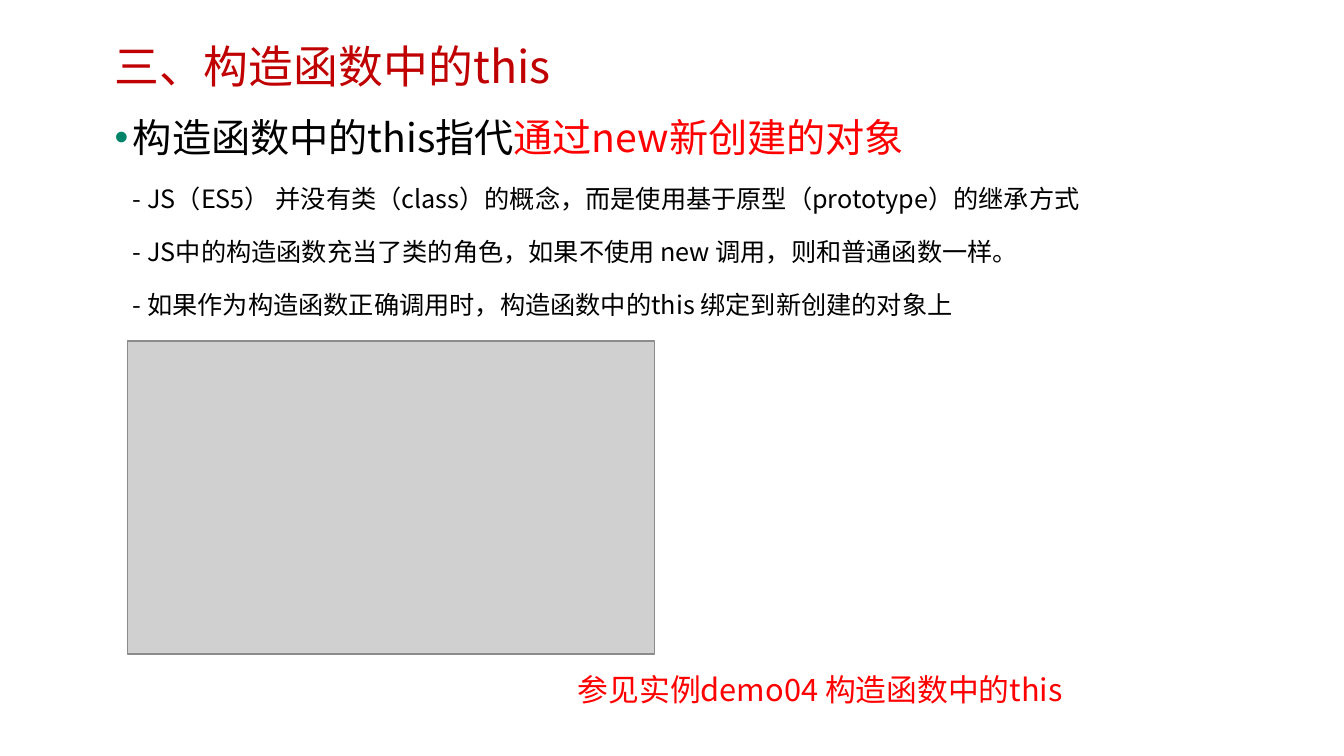
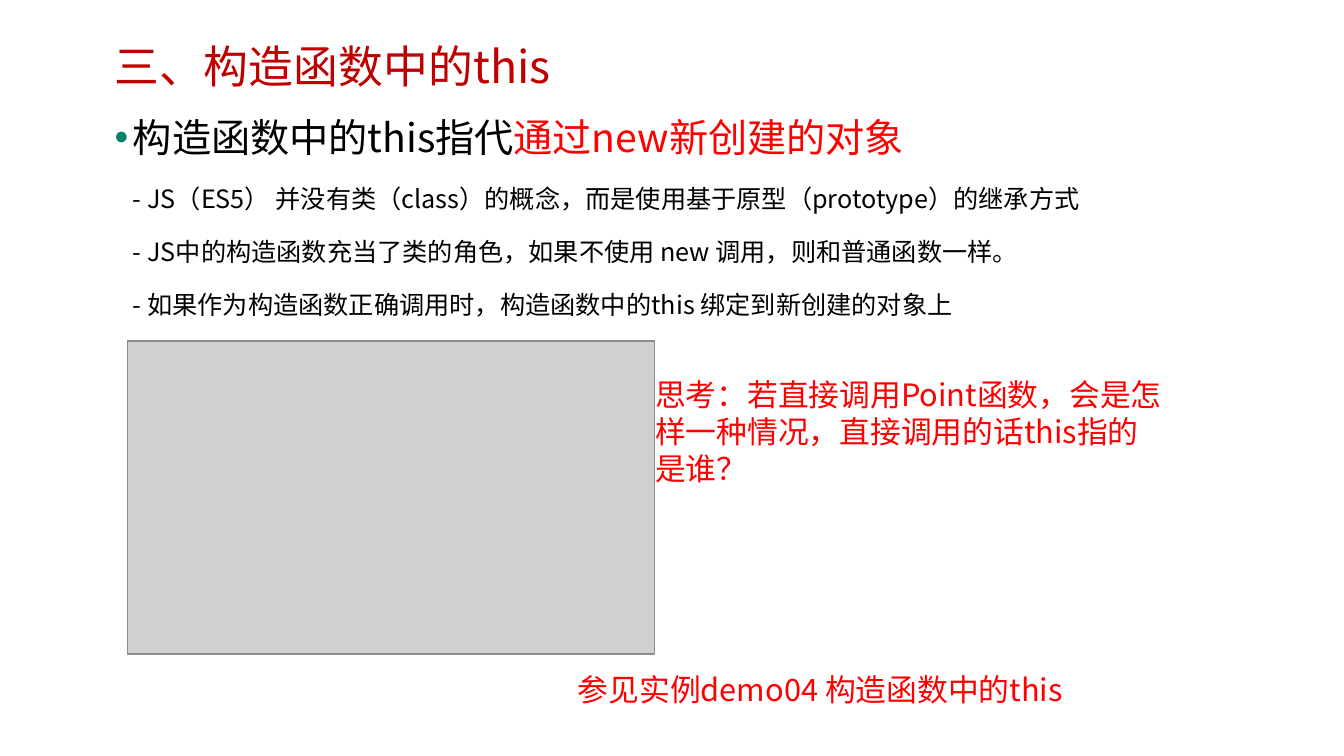
Before and after one commit to edu2act/course-javascript-advanced, a slide deck: slide 9 of 课程PPT/16.JS中的this.pptx. Drawn at 1344x756 pixels with LibreOffice and Linux fonts; fonts in the diff are those of the drawing; grey boxes stand for pictures; background and template pictures are left out. Boxes give left, top, right and bottom in pixels: in the first picture for what was removed or moved away, otherwise in the second. Text is boxed around its words. In the diff, an @@ line names an element or a change of style, - is before the commit and + after.

```diff
--- a/课程PPT/16.JS中的this.pptx
+++ b/课程PPT/16.JS中的this.pptx
@@ text added at (x1=655, y1=380, x2=1162, y2=446), 22 pt, text #FF0000 @@
+思考：若直接调用Point函数，会是怎样一种情况，直接调用的话this指的是谁？
```
Also in this commit, not shown: 4 other slides changed, 2 slides added, 2 slides removed, 4 other files.
